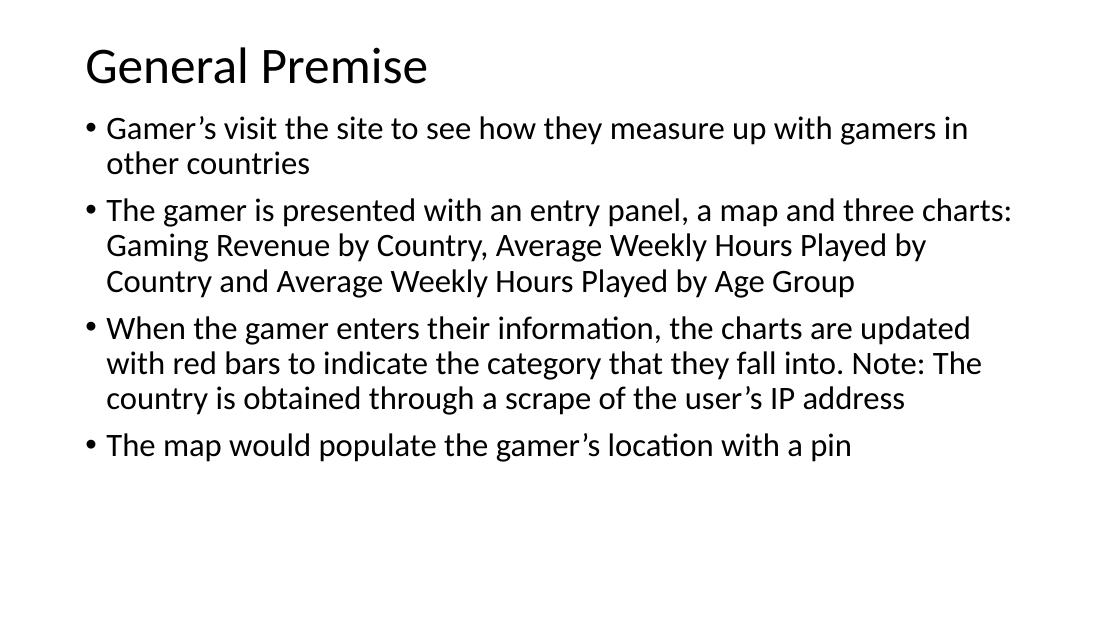
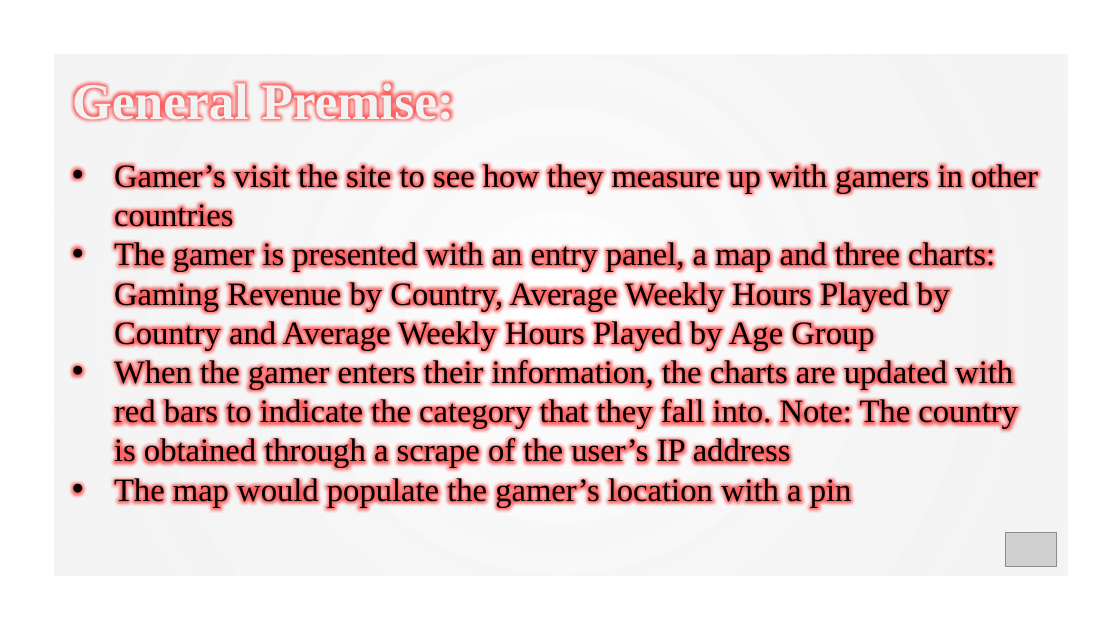
Before and after one commit to SBBoudreau/Project-2, a slide deck: slide 3 of powerpoint/Project 2-Group 5-Are You the Average Gamer.pptx (slide 2 before the commit). Drawn at 1120x630 pixels with LibreOffice and Linux fonts; fonts in the diff are those of the drawing; grey boxes stand for pictures; background and template pictures are left out. Boxes give left, top, right and bottom in pixels: in the first picture for what was removed or moved away, otherwise in the second. Text is boxed around its words. In the diff, an @@ line names an element or a change of style, - is before the commit and + after.

```diff
--- a/powerpoint/Project 2-Group 5-Are You the Average Gamer.pptx
+++ b/powerpoint/Project 2-Group 5-Are You the Average Gamer.pptx
@@ rectangle added at box(55, 55, 1069, 576), fill gradient #FFFFFF to #EAEAEA @@
@@ title removed at box(85, 47, 429, 84) @@
-General Premise
@@ text "General Premise:": place and size @@
-text "General Premise:" at box(106, 116, 1012, 462)
+text "General Premise:" at box(72, 81, 1038, 507)
@@ text at box(72, 81, 455, 121): paragraph added @@
+General Premise:
@@ text at box(114, 161, 1038, 507): font Calibri to Times New Roman; indent changed; line spacing 0.9 to 1; less space between paragraphs @@
@@ picture added at box(1007, 533, 1057, 566) @@
```
Also in this commit, not shown: 4 other slides changed, 2 slides added, 4 other files.
